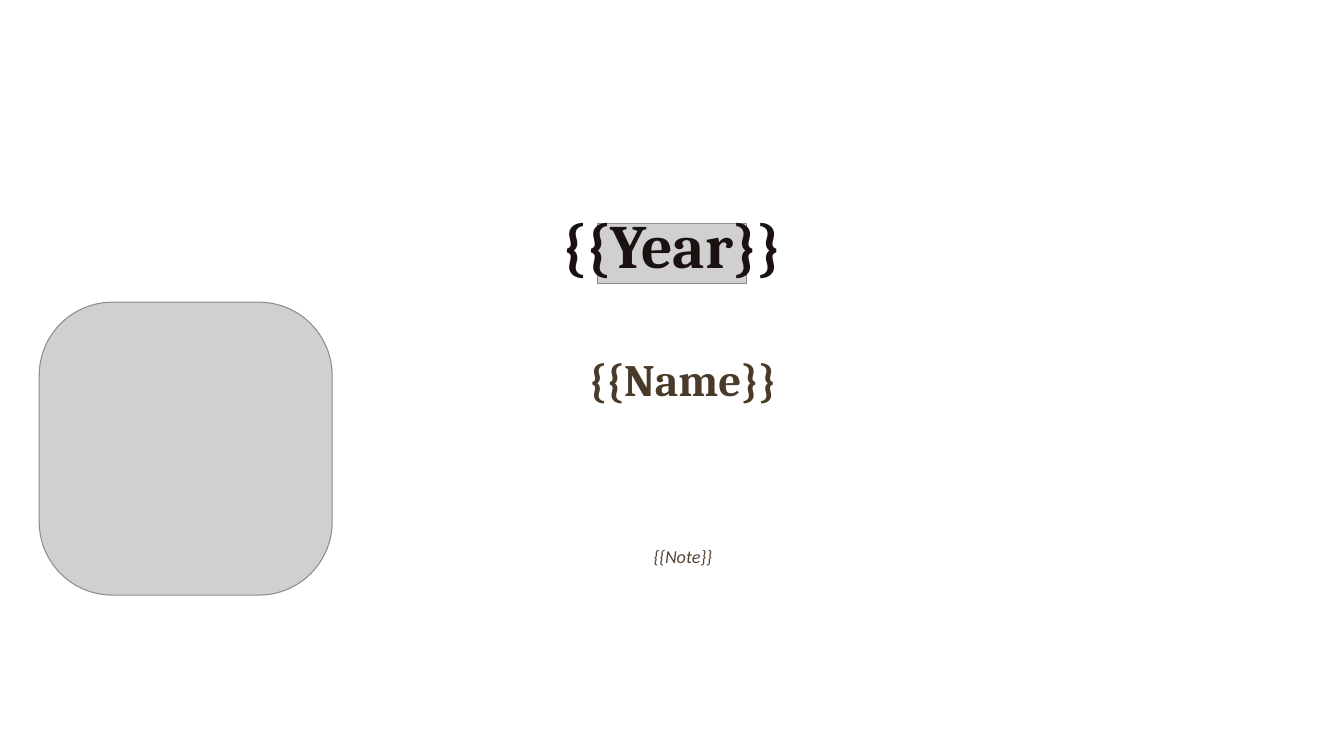
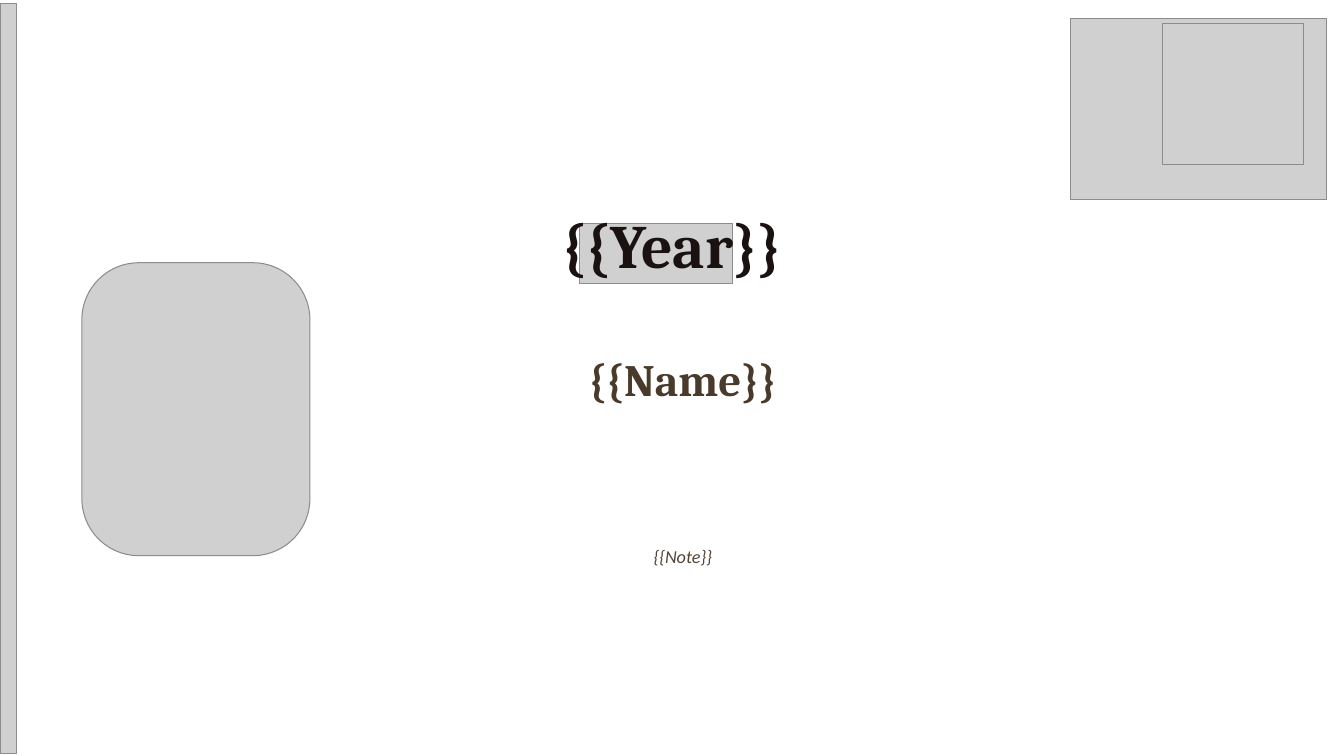
Before and after one commit to EchelonDayCare/echelon-receipts, a slide deck: slide 2 of src-tauri/resources/templates/graduation-template.pptx. Drawn at 1344x756 pixels with LibreOffice and Linux fonts; fonts in the diff are those of the drawing; grey boxes stand for pictures; background and template pictures are left out. Boxes give left, top, right and bottom in pixels: in the first picture for what was removed or moved away, otherwise in the second. Text is boxed around its words. In the diff, an @@ line names an element or a change of style, - is before the commit and + after.

```diff
--- a/src-tauri/resources/templates/graduation-template.pptx
+++ b/src-tauri/resources/templates/graduation-template.pptx
@@ picture added at (0,3,16,753) @@
@@ picture added at (1071,18,1327,200) @@
@@ picture added at (1163,23,1304,164) @@
@@ picture: place and size @@
-picture at (597,224,747,283)
+picture at (580,224,733,283)
@@ picture: place and size @@
-picture at (39,302,333,596)
+picture at (82,263,310,557)
```
Also in this commit, not shown: 1 other slide changed, 5 other files.
